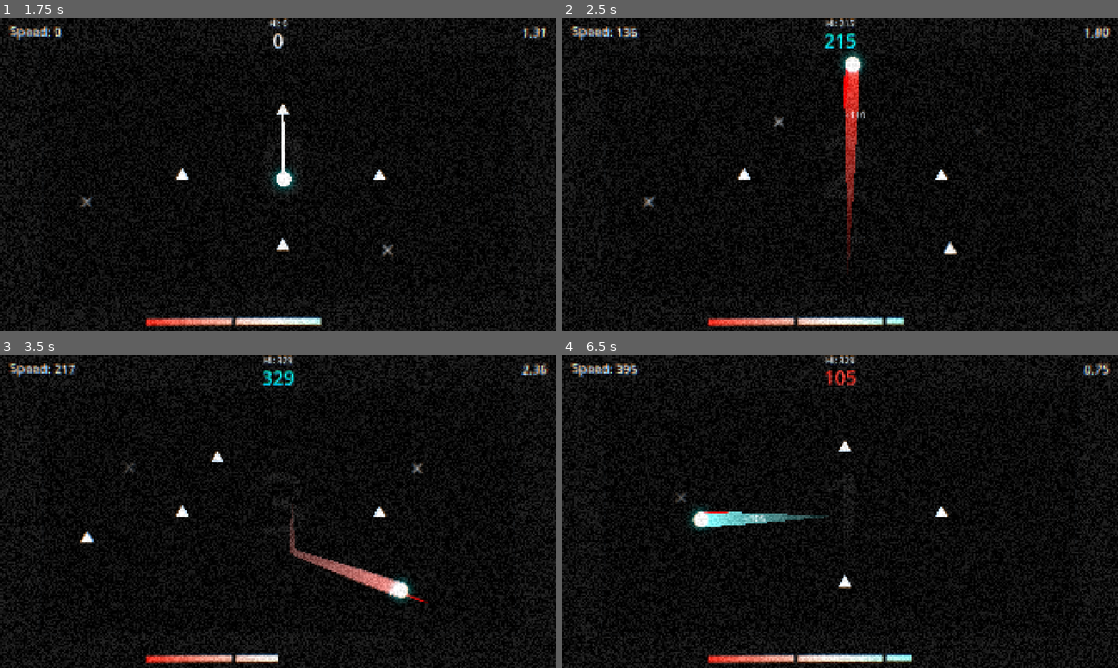
Above: before the commit, frames 1-4 (two rows, left to right).
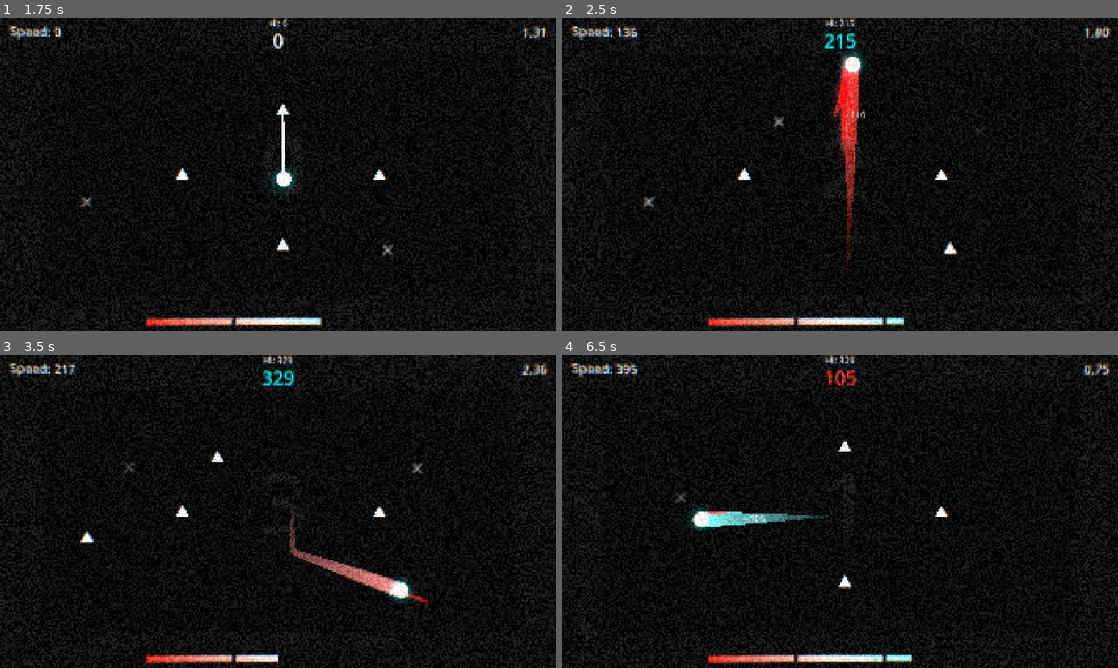
Above: after the commit, the same moments.

Repository: Yumei1010/Ball
Game: Godot game, scene res://Scene/Main.tscn.tscn
The game is run twice, just before and just after one commit, with the same random seed, the same clock (stepped at 60 frames per second) and the same inputs.
Inputs (mouse positions are in pixels of both pictures, inside the frame that each line leads up to):
- Up to frame 1 (1.75 s): move the mouse to (400, 158) at 0.52 s; hold Right (ui_right) 0.53-1.25 s; click (400, 158) at 0.67 s; drag from (166, 190) to (283, 111) at 1.27 s
- Up to frame 2 (2.5 s): move the mouse to (895, 105) at 2.02 s; hold Right (ui_right) from 2.03 s (still down)
- Up to frame 3 (3.5 s): release Right (ui_right) at 2.75 s; drag from (250, 574) to (183, 511) at 2.77 s
- Up to frame 4 (6.5 s): move the mouse to (1006, 558) at 3.52 s; hold Left (ui_left) 3.53-4.25 s; drag from (673, 464) to (940, 514) at 4.27 s; move the mouse to (867, 511) at 5.02 s; hold Left (ui_left) 5.03-5.75 s; click (867, 511) at 5.17 s; drag from (756, 433) to (940, 514) at 5.77 s

Frame 1 is identical in both runs. In frame 2, 0.6% of the frame differs, in the area x 48-53%, y 11-46%; in frame 3, less than 0.1%; in frame 4, less than 0.1%.

Commit message:
refactor(VFX): 优化击杀特效
Co-Authored-By: Claude Opus 4.7 <noreply@anthropic.com>

Diff:
--- a/game/effect/kill_effect.tscn
+++ b/game/effect/kill_effect.tscn
@@ -1,34 +1,46 @@
-[gd_scene load_steps=7 format=3 uid="uid://da3smf7ntnkov"]
+[gd_scene load_steps=10 format=3 uid="uid://da3smf7ntnkov"]
 
-[ext_resource type="Texture2D" uid="uid://cbxd0pboybn5g" path="res://assets/SpecialEffects/sha/sha1.png" id="1_j6k40"]
-[ext_resource type="Texture2D" uid="uid://t11ycajjqhfd" path="res://assets/SpecialEffects/sha/sha2.png" id="2_jui5m"]
-[ext_resource type="Texture2D" uid="uid://b7u0vboy2jnkg" path="res://assets/SpecialEffects/sha/sha3.png" id="3_jio3g"]
-[ext_resource type="Texture2D" uid="uid://bccmvksscii0o" path="res://assets/SpecialEffects/sha/sha4.png" id="4_vx8gb"]
+[ext_resource type="Texture2D" uid="uid://uj8ghc1iw0dh" path="res://assets/SpecialEffects/sha/1.png" id="1_vx8gb"]
+[ext_resource type="Texture2D" uid="uid://dincj24ihiolb" path="res://assets/SpecialEffects/sha/2.png" id="2_b3cbc"]
+[ext_resource type="Texture2D" uid="uid://cjdtqaejftp06" path="res://assets/SpecialEffects/sha/3.png" id="3_6s5gk"]
+[ext_resource type="Texture2D" uid="uid://b0j1ia547167m" path="res://assets/SpecialEffects/sha/4.png" id="4_ua7aa"]
 [ext_resource type="Script" uid="uid://s7xkbfwaxylu" path="res://Script/effect/kill_effect.gd" id="5_b3cbc"]
+[ext_resource type="Texture2D" uid="uid://teci0omdimsw" path="res://assets/SpecialEffects/sha/5.png" id="5_iohwt"]
+[ext_resource type="Texture2D" uid="uid://djnx7yd8xct0r" path="res://assets/SpecialEffects/sha/6.png" id="6_r0jll"]
+[ext_resource type="Texture2D" uid="uid://7nwrcwfjcstp" path="res://assets/SpecialEffects/sha/7.png" id="7_curro"]
 
 [sub_resource type="SpriteFrames" id="SpriteFrames_6s5gk"]
 animations = [{
 "frames": [{
 "duration": 1.0,
-"texture": ExtResource("1_j6k40")
+"texture": ExtResource("1_vx8gb")
 }, {
 "duration": 1.0,
-"texture": ExtResource("2_jui5m")
+"texture": ExtResource("2_b3cbc")
 }, {
 "duration": 1.0,
-"texture": ExtResource("3_jio3g")
+"texture": ExtResource("3_6s5gk")
 }, {
 "duration": 1.0,
-"texture": ExtResource("4_vx8gb")
+"texture": ExtResource("4_ua7aa")
+}, {
+"duration": 1.0,
+"texture": ExtResource("5_iohwt")
+}, {
+"duration": 1.0,
+"texture": ExtResource("6_r0jll")
+}, {
+"duration": 1.0,
+"texture": ExtResource("7_curro")
 }],
 "loop": false,
 "name": &"default",
-"speed": 14.0
+"speed": 20.0
 }]
 
 [node name="KillEffect" type="AnimatedSprite2D"]
 scale = Vector2(2, 2)
 sprite_frames = SubResource("SpriteFrames_6s5gk")
-frame = 3
+frame = 6
 frame_progress = 1.0
 script = ExtResource("5_b3cbc")
Binary file added: assets/SpecialEffects/sha/1.png
Not shown, added: assets/SpecialEffects/sha/1.png.import
Binary file added: assets/SpecialEffects/sha/2.png
Not shown, added: assets/SpecialEffects/sha/2.png.import
Binary file added: assets/SpecialEffects/sha/3.png
Not shown, added: assets/SpecialEffects/sha/3.png.import
Binary file added: assets/SpecialEffects/sha/4.png
Not shown, added: assets/SpecialEffects/sha/4.png.import
Binary file added: assets/SpecialEffects/sha/5.png
Not shown, added: assets/SpecialEffects/sha/5.png.import
Binary file added: assets/SpecialEffects/sha/6.png
Not shown, added: assets/SpecialEffects/sha/6.png.import
(and 2 more such lines)
